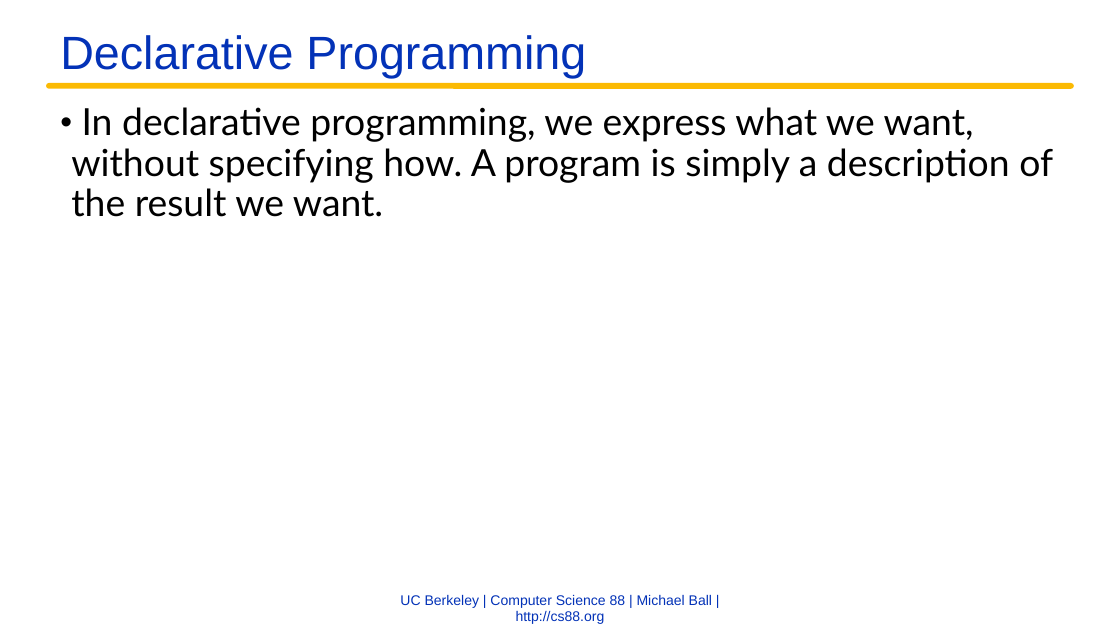
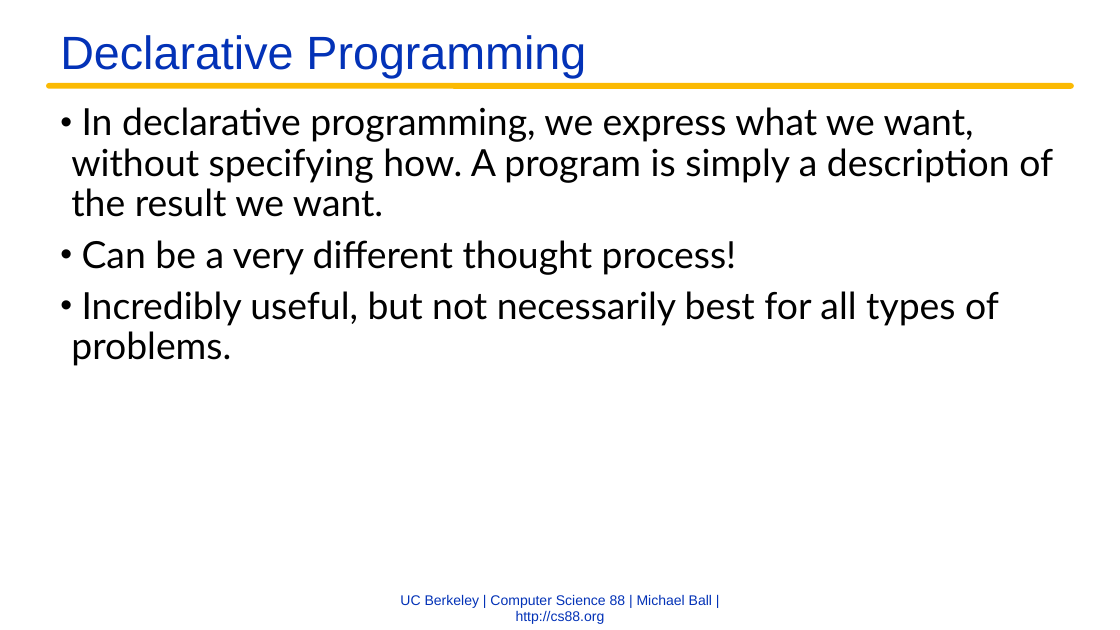
Before and after one commit to cs88-website/fa22, a slide deck: slide 16 of assets/slides/fa22/24-Paradigms.pptx (slide 15 before the commit). Drawn at 1120x630 pixels with LibreOffice and Linux fonts; fonts in the diff are those of the drawing; background and template pictures are left out. Boxes give left, top, right and bottom in pixels: in the first picture for what was removed or moved away, otherwise in the second. Text is boxed around its words. In the diff, an @@ line names an element or a change of style, - is before the commit and + after.

```diff
--- a/assets/slides/fa22/24-Paradigms.pptx
+++ b/assets/slides/fa22/24-Paradigms.pptx
@@ text at (71,240,999,366): paragraphs added @@
+• Can be a very different thought process!
+• Incredibly useful, but not necessarily best for all types of problems.
```
Also in this commit, not shown: 2 other slides changed, 3 slides added, 5 other files.
